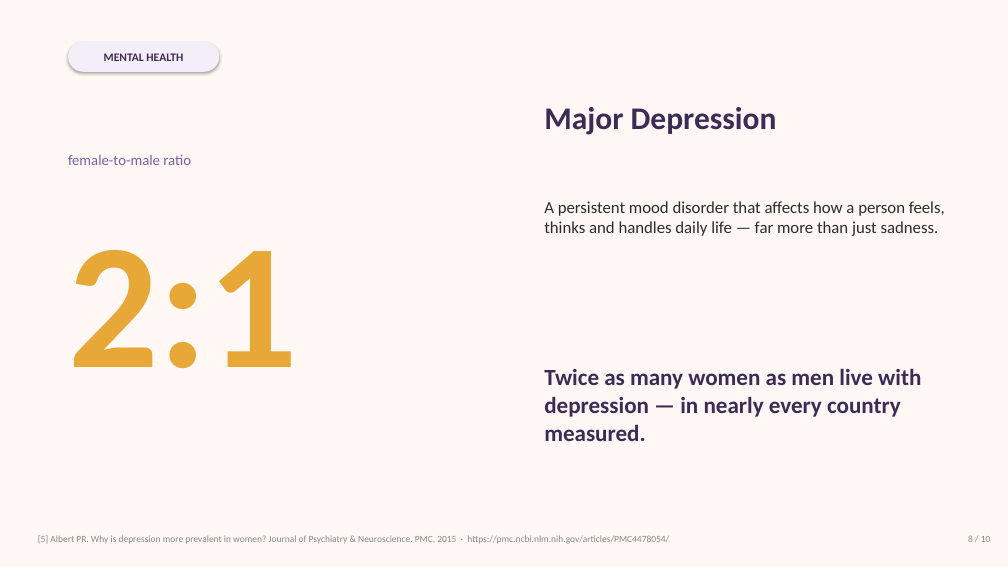
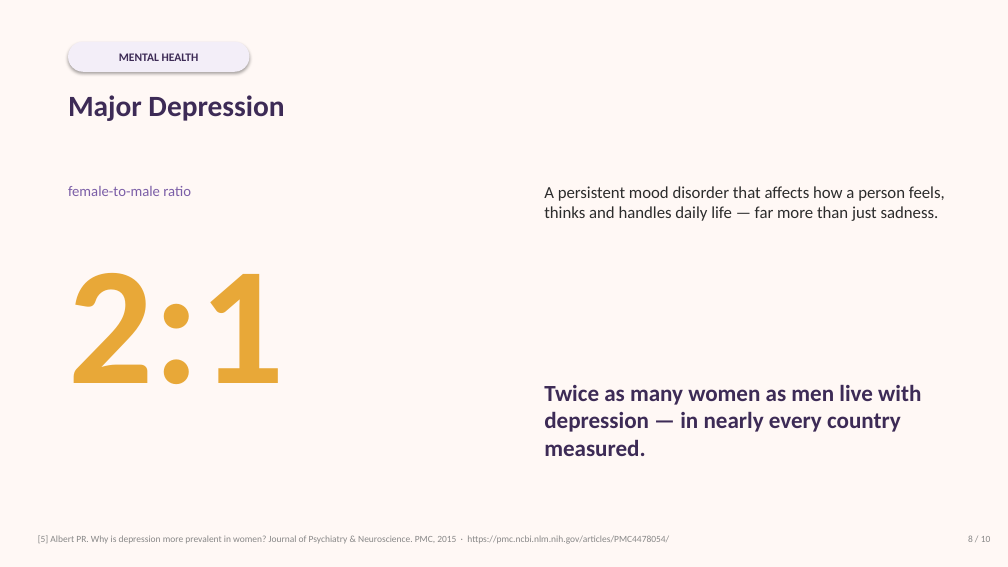
Before and after one commit to jimasiku/female-disease-prevalence, a slide deck: slide 8 of output/FemaleDiseasPrevalence.pptx. Drawn at 1008x567 pixels with LibreOffice and Linux fonts; fonts in the diff are those of the drawing. Boxes give left, top, right and bottom in pixels: in the first picture for what was removed or moved away, otherwise in the second. Text is boxed around its words. In the diff, an @@ line names an element or a change of style, - is before the commit and + after.

```diff
--- a/output/FemaleDiseasPrevalence.pptx
+++ b/output/FemaleDiseasPrevalence.pptx
@@ rounded rectangle "MENTAL HEALTH": place and size @@
-rounded rectangle "MENTAL HEALTH" at box(68, 42, 219, 72)
+rounded rectangle "MENTAL HEALTH" at box(68, 42, 250, 72)
@@ text "Major Depression": place and size @@
-text "Major Depression" at box(544, 107, 777, 135)
+text "Major Depression" at box(68, 95, 284, 121)
@@ text "Major Depression" at box(68, 95, 284, 121): size 30 to 28 pt @@
@@ text "female-to-male ratio": place and size @@
-text "female-to-male ratio" at box(68, 155, 191, 165)
+text "female-to-male ratio" at box(68, 186, 191, 196)
@@ text "A persistent mood disorder that ...": place and size @@
-text "A persistent mood disorder that ..." at box(544, 201, 945, 236)
+text "A persistent mood disorder that ..." at box(544, 186, 945, 221)
@@ text "2:1": place and size @@
-text "2:1" at box(68, 250, 298, 368)
+text "2:1" at box(68, 273, 284, 384)
@@ text "2:1" at box(68, 273, 284, 384): size 170 to 160 pt @@
@@ text "Twice as many women as ...": place and size @@
-text "Twice as many women as ..." at box(544, 368, 921, 441)
+text "Twice as many women as ..." at box(544, 384, 921, 456)
```
Also in this commit, not shown: 7 other slides changed, 3 other files.
